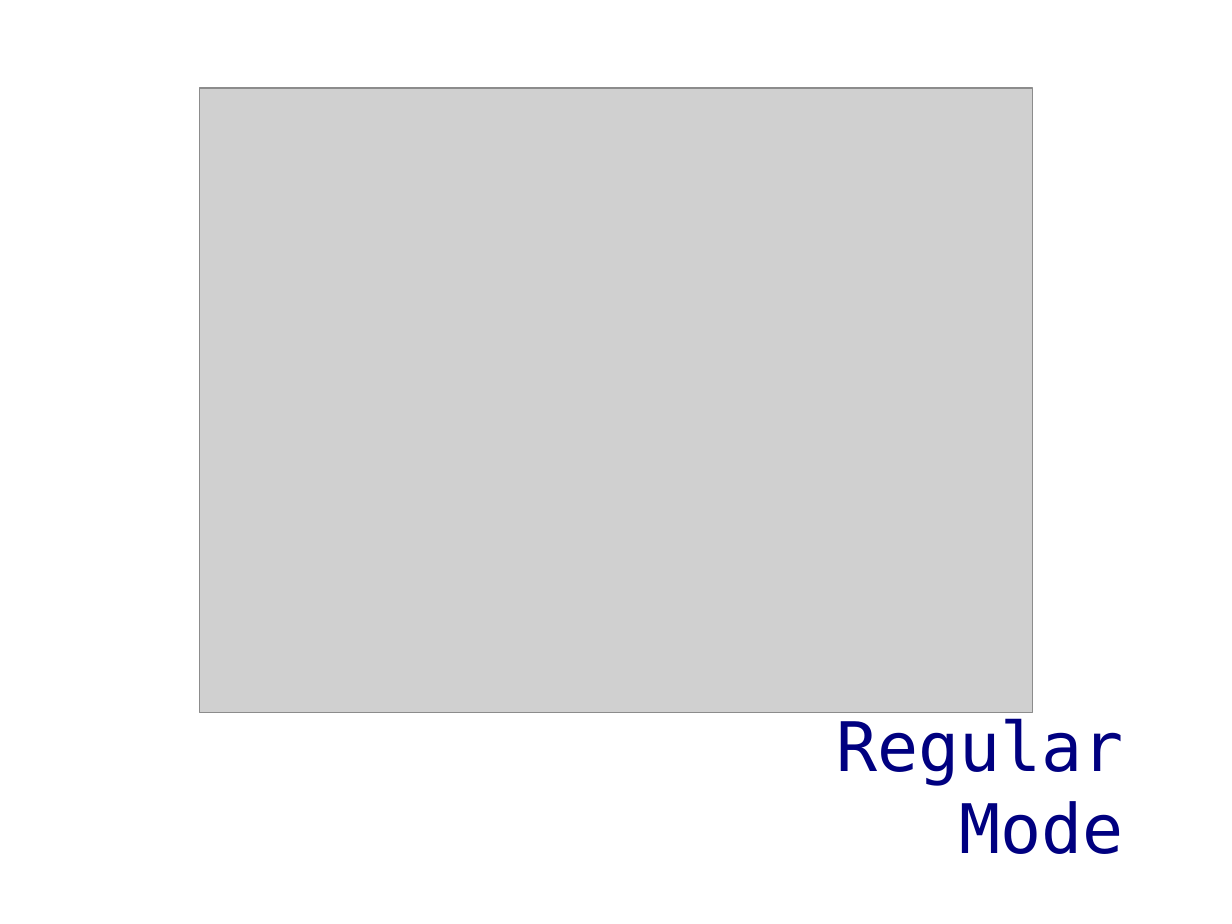
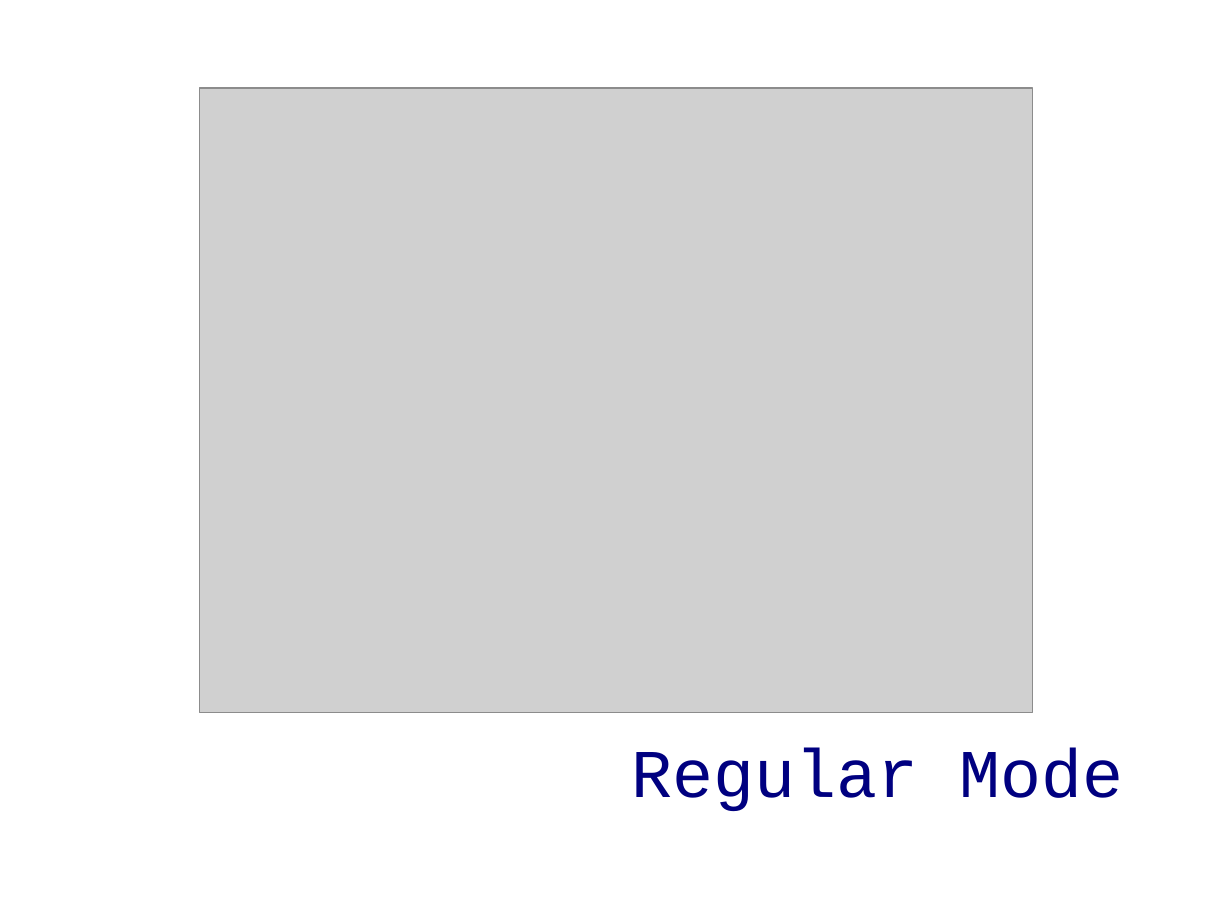
Before and after one commit to ddyngrp/bcit-courses, a slide deck: slide 10 of reports/presentation/spry_presentation.odp. Drawn at 1232x924 pixels with LibreOffice and Linux fonts; fonts in the diff are those of the drawing; grey boxes stand for pictures; background and template pictures are left out. Boxes give left, top, right and bottom in pixels: in the first picture for what was removed or moved away, otherwise in the second. Text is boxed around its words. In the diff, an @@ line names an element or a change of style, - is before the commit and + after.

Commit message:
Fixed fonts

```diff
--- a/reports/presentation/spry_presentation.odp
+++ b/reports/presentation/spry_presentation.odp
@@ text "Regular Mode": place and size @@
-text "Regular Mode" at box(836, 718, 1124, 854)
+text "Regular Mode" at box(632, 748, 1124, 811)
@@ text "Regular Mode" at box(632, 748, 1124, 811): font DejaVu Sans Mono to Courier New @@
```
Also in this commit, not shown: 13 other slides changed.
